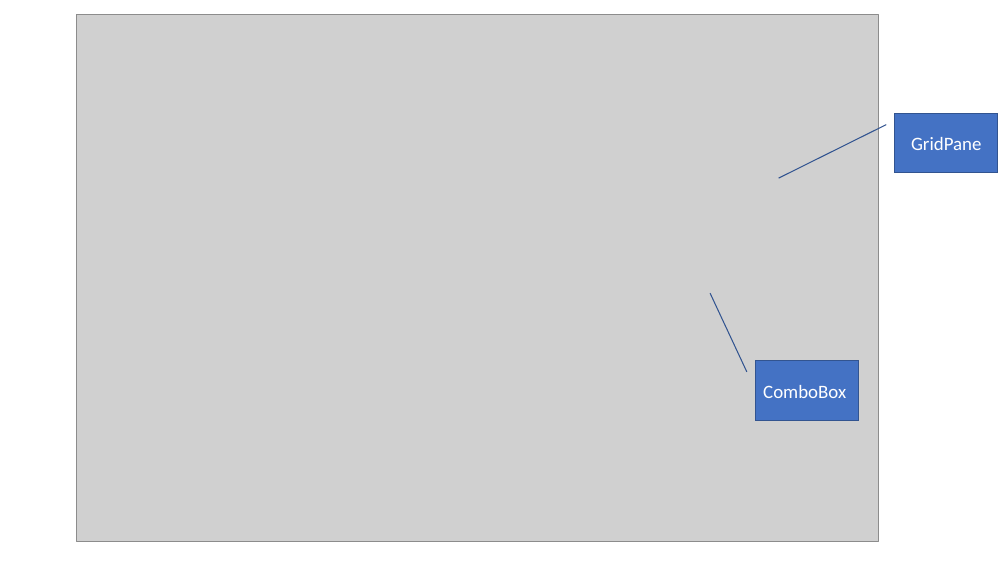
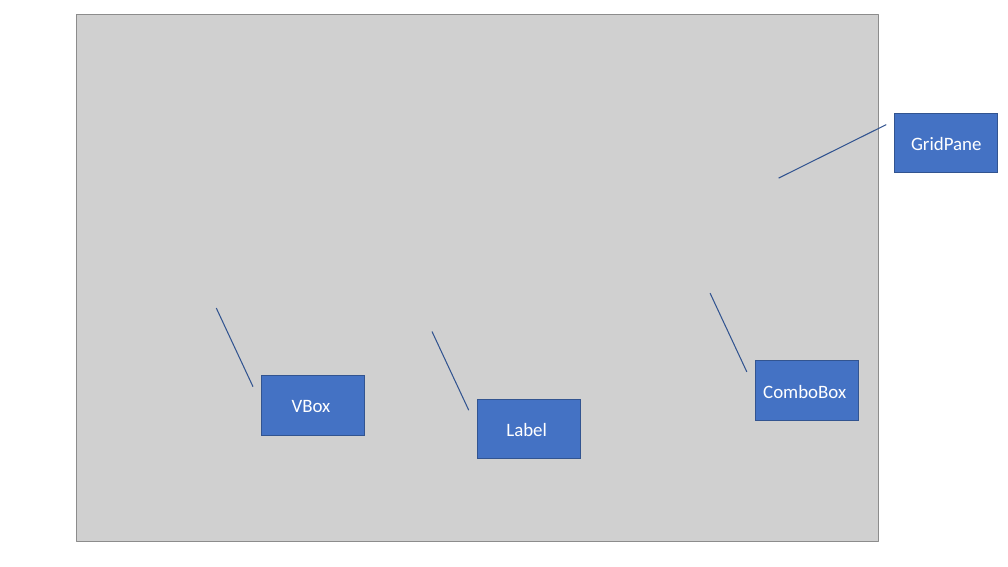
Before and after one commit to thanhxtruong/master-scheduler, a slide deck: slide 2 of docs/Picture Edit.pptx. Drawn at 1008x567 pixels with LibreOffice and Linux fonts; fonts in the diff are those of the drawing; grey boxes stand for pictures. Boxes give left, top, right and bottom in pixels: in the first picture for what was removed or moved away, otherwise in the second. Text is boxed around its words. In the diff, an @@ line names an element or a change of style, - is before the commit and + after.

```diff
--- a/docs/Picture Edit.pptx
+++ b/docs/Picture Edit.pptx
@@ border callout added at [262, 376, 364, 436], fill #4472C4, outline #325491 1 pt, 18 pt, text #FFFFFF @@
+VBox
@@ border callout added at [477, 399, 580, 459], fill #4472C4, outline #325491 1 pt, 18 pt, text #FFFFFF @@
+Label
```
Also in this commit, not shown: 3 slides added, 20 other files.
